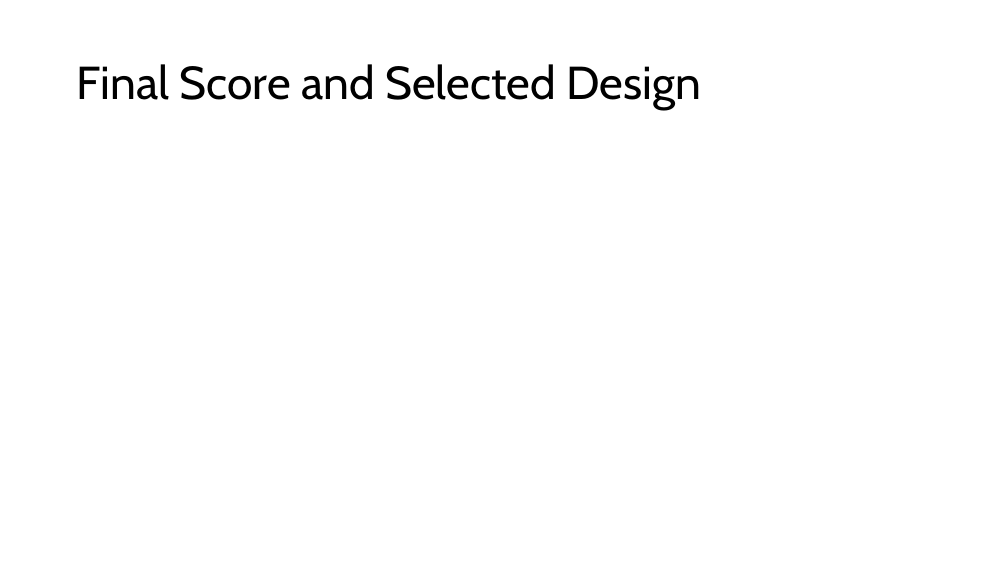
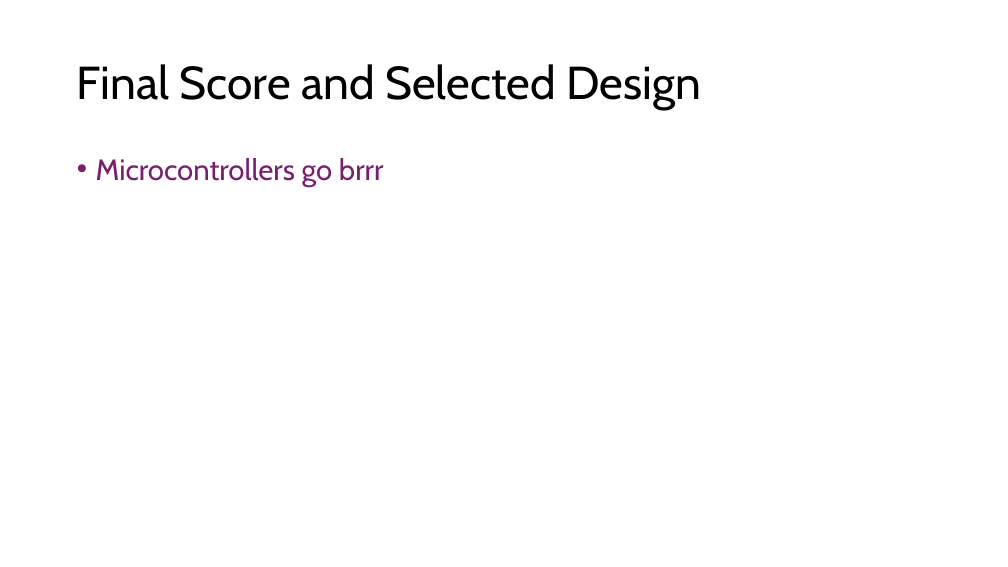
Before and after one commit to Tannyr-Singleterry/ECE590_SeniorDesign, a slide deck: slide 10 of Documents/CDR/CDR_Presentation.pptx (slide 9 before the commit). Drawn at 1008x567 pixels with LibreOffice and Linux fonts; fonts in the diff are those of the drawing. Boxes give left, top, right and bottom in pixels: in the first picture for what was removed or moved away, otherwise in the second. Text is boxed around its words. In the diff, an @@ line names an element or a change of style, - is before the commit and + after.

```diff
--- a/Documents/CDR/CDR_Presentation.pptx
+++ b/Documents/CDR/CDR_Presentation.pptx
@@ text added at [96, 158, 384, 187], 28 pt, text #78206E @@
+• Microcontrollers go brrr
```
Also in this commit, not shown: 9 other slides changed, 2 slides added, 1 slide removed, 2 other files.
